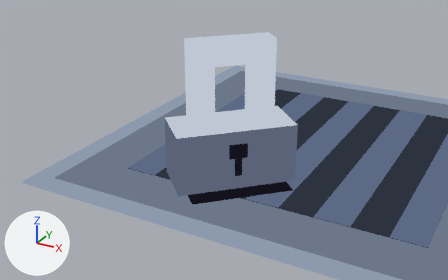
An edit to the Blender file art-source/f004/slots/source/locked/model/locked.blend, drawn before and after from the same camera.
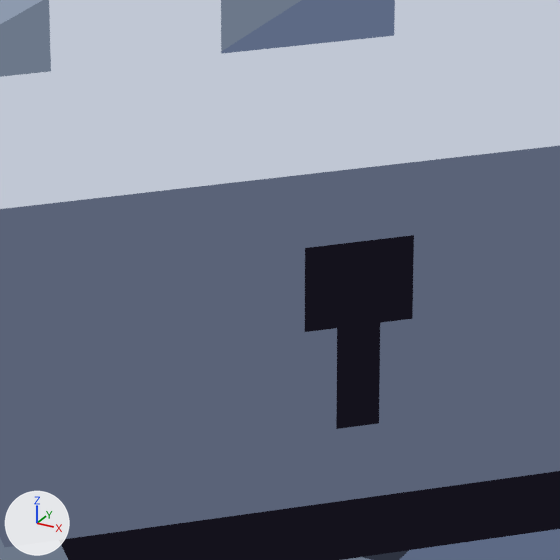
Each version is shown from a 50 mm camera at (0.911, -2.655, 1.261) aimed at (-0.233, -0.577, 0.221), then close up on the part from 40% to 61% of the width and 37% to 71% of the height. Every picture has the same lights, and +X, +Y and +Z are marked at lower left. The last two pictures show the newer version.

The older version as bpy lines, for what is in view:
```python
me_hatch_0 = bpy.data.meshes.new('hatch-0')
me_hatch_0.from_pydata([(-0.67, -0.67, 0.008), (-0.52, -0.67, 0.008), (-0.52, 0.67, 0.008), (-0.67, 0.67, 0.008)], [], [(0, 1, 2, 3)])
me_hatch_0.materials.append(mat_pal_ui_line)  # blue #5d6a85
me_keyhole = bpy.data.meshes.new('keyhole')
me_keyhole.from_pydata([(-0.162, -0.6346, 0.152), (-0.1054, -0.578, 0.152), (-0.1054, -0.578, 0.217), (-0.162, -0.6346, 0.217), (-0.145, -0.6176, 0.072), (-0.1224, -0.595, 0.072), (-0.1224, -0.595, 0.152), (-0.145, -0.6176, 0.152)], [], [(0, 3, 2, 1), (4, 5, 6, 7)])
me_keyhole.materials.append(mat_pal_ink_0)  # black #14121c
me_lock_ink = bpy.data.meshes.new('lock-ink')
me_lock_ink.from_pydata([(-0.234, -0.817, 0.01), (0.077, -0.506, 0.01), (-0.206, -0.223, 0.01), (-0.517, -0.534, 0.01)], [], [(0, 1, 2, 3)])
me_lock_ink.materials.append(mat_pal_ink_0)  # black #14121c
ob_hatch_0 = bpy.data.objects.new('hatch-0', me_hatch_0)
ob_hatch_0.location = (-0.0295, 0.0295, 0.0)
ob_keyhole = bpy.data.objects.new('keyhole', me_keyhole)
ob_keyhole.location = (-0.0295, 0.0295, 0.0)
ob_lock_ink = bpy.data.objects.new('lock-ink', me_lock_ink)
ob_lock_ink.location = (-0.0295, 0.0295, 0.0)
# also in view: 'bezel' at (-0.029, 0.029, 0.004); 'lock-body' at (-0.249, -0.491, 0.142); 'shackle-r' at (-0.158, -0.399, 0.452); 'hatch-2' at (-0.024, 0.029, 0.008); 'shackle-l' at (-0.341, -0.582, 0.452)
```
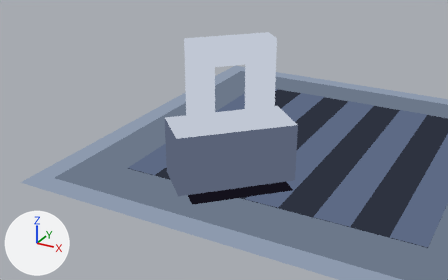
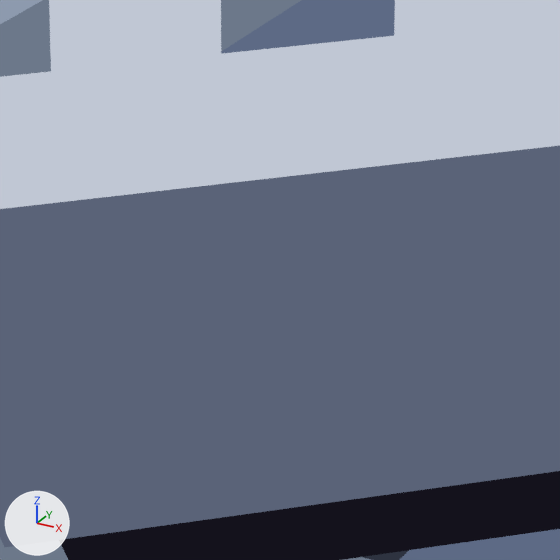
What differs and where, as boxes [x1, y1, x2, y2] in the close-ups (560 x 560 px):
'keyhole', deleted (black): before [305, 235, 414, 429]

Diff of the bpy script that builds the scene:
```diff
--- a/art-source/f004/slots/source/locked/model/locked.blend.py
+++ b/art-source/f004/slots/source/locked/model/locked.blend.py
@@ ob_keyhole @@
-ob_keyhole = bpy.data.objects.new('keyhole', me_keyhole)
-ob_keyhole.location = (-0.0295, 0.0295, 0.0)
```
